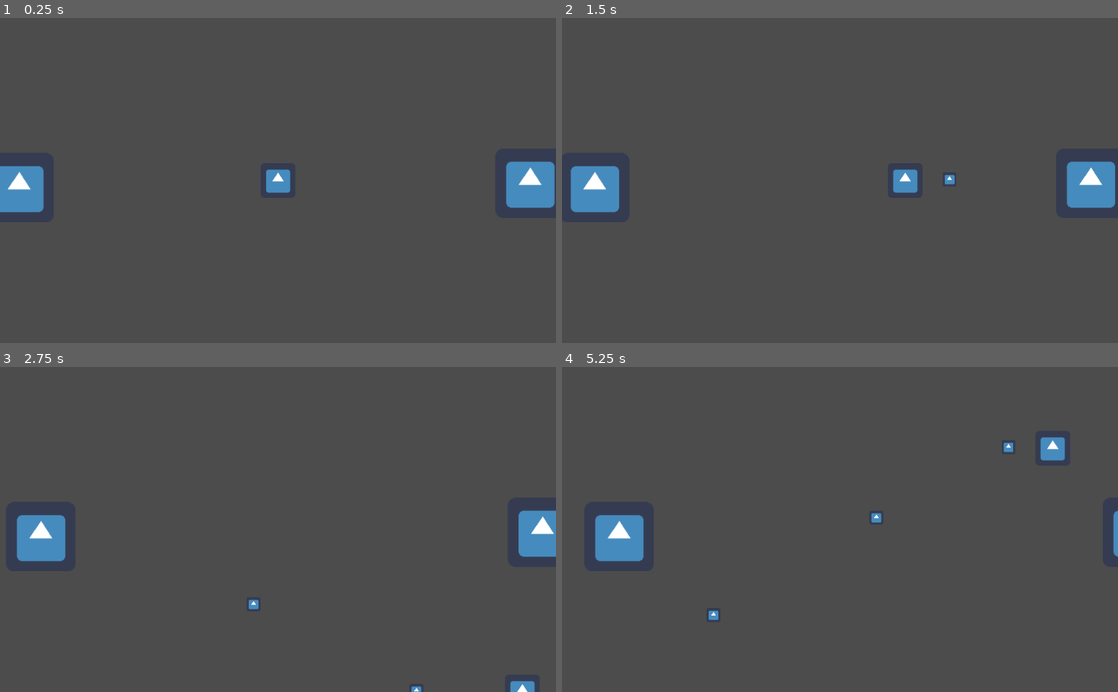
Above: before the commit, frames 1-4 (two rows, left to right).
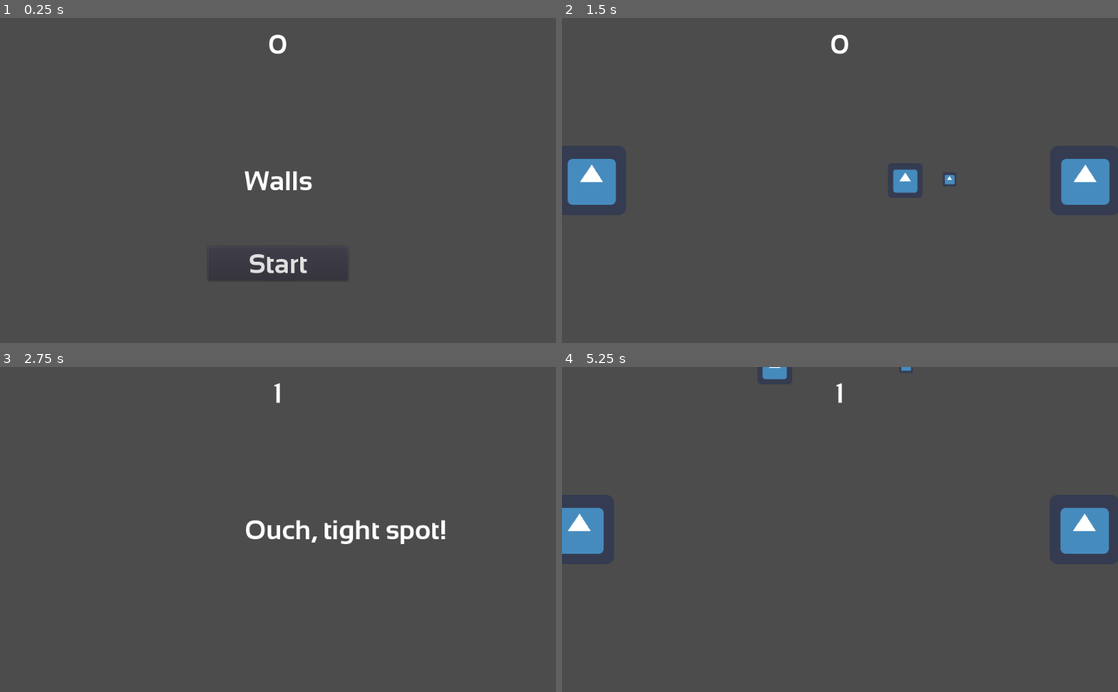
Above: after the commit, the same moments.

Repository: PerHenrikS/LudumDare42
Game: Godot game, scene res://Main.tscn
Same seed, same stepped clock (60 frames per second), same inputs: the game is played once before the commit and once after it. The engine's default icon, where the game draws it, is replaced by a stand-in: a white triangle on a blue panel in a dark square.
Inputs (mouse positions are in pixels of both pictures, inside the frame that each line leads up to):
- Up to frame 1 (0.25 s): no input
- Up to frame 2 (1.5 s): click (840, 265) at 0.5 s, where only the run after the commit has a clickable "Start"; move the mouse to (962, 164) at 1.27 s; hold Right (ui_right) from 1.28 s (still down); tap Space (ui_select) at 1.35 s
- Up to frame 3 (2.75 s): tap Space (ui_select) at 1.52, 1.82, 2.1, 2.27, 2.57 s; move the mouse to (166, 545) at 2.02 s; release Right (ui_right) at 2.03 s; hold Down (ui_down) from 2.03 s (still down)
- Up to frame 4 (5.25 s): move the mouse to (895, 458) at 2.77 s; release Down (ui_down) at 2.78 s; hold Right (ui_right) 2.78-3.5 s; tap Space (ui_select) at 2.85, 4.35, 4.52, 4.82, 5.1 s; click (840, 614) at 3.5 s, where only the run after the commit has a clickable "Start"; move the mouse to (812, 594) at 4.27 s; hold Up (ui_up) 4.28-5.03 s; move the mouse to (1006, 578) at 5.02 s; hold Left (ui_left) from 5.03 s (still down)

The runs differ from the first frame. In frame 1, 3.4% of the frame differs, in the area x 0-100%, y 5-81%; in frame 2, 1.4%; in frame 3, 3.4%; in frame 4, 4.0%, in the area x 0-100%, y 0-78%.

Commit message:
Main scene && project structure

Diff:
--- /dev/null
+++ b/Main.gd
@@ -0,0 +1,33 @@
+extends Node2D
+
+var score
+var screen
+
+func _ready():
+	screen = get_viewport_rect().size
+
+func game_over():
+	$ScoreTimer.stop()
+	$HUD.show_game_over()
+	$Player.end()
+	$LeftWall.end()
+	$RightWall.end()
+
+func new_game():
+	$ScoreTimer.start()
+	score = 0
+
+	$HUD.update_score(score)
+	$HUD.show_message("")
+	$Player.start()
+
+	$LeftWall.start(Vector2(45, screen.y / 2), 1)
+	$RightWall.start(Vector2(screen.x - 45, screen.y / 2), -1)
+
+func _on_ScoreTimer_timeout():
+	score += 1
+	$HUD.update_score(score)
+
+
+func _on_Player_dead():
+	game_over()
--- a/Main.tscn
+++ b/Main.tscn
@@ -1,23 +1,44 @@
-[gd_scene load_steps=3 format=2]
+[gd_scene load_steps=5 format=2]
 
-[ext_resource path="res://Player.tscn" type="PackedScene" id=1]
-[ext_resource path="res://Wall.tscn" type="PackedScene" id=2]
+[ext_resource path="res://Main.gd" type="Script" id=1]
+[ext_resource path="res://UI.tscn" type="PackedScene" id=2]
+[ext_resource path="res://Player.tscn" type="PackedScene" id=3]
+[ext_resource path="res://Wall.tscn" type="PackedScene" id=4]
 
-[node name="Node2D" type="Node2D" index="0"]
+[node name="Main" type="Node2D" index="0"]
 
-[node name="Player" parent="." index="0" instance=ExtResource( 1 )]
+script = ExtResource( 1 )
 
-position = Vector2( 507.11, 295.631 )
+[node name="HUD" parent="." index="0" instance=ExtResource( 2 )]
 
-[node name="RightWall" parent="." index="1" instance=ExtResource( 2 )]
+[node name="ScoreTimer" type="Timer" parent="." index="1"]
 
-position = Vector2( 978.829, 305.258 )
-collision_layer = 3
-direction = -1
+process_mode = 1
+wait_time = 1.0
+one_shot = false
+autostart = false
 
-[node name="LeftWall" parent="." index="2" instance=ExtResource( 2 )]
+[node name="MessageTimer" type="Timer" parent="." index="2"]
 
-position = Vector2( 30.2241, 313.496 )
-collision_layer = 3
-movement_speed = 20
-direction = 1
+process_mode = 1
+wait_time = 1.0
+one_shot = false
+autostart = false
+
+[node name="Player" parent="." index="3" instance=ExtResource( 3 )]
+
+position = Vector2( 511.863, 305.457 )
+
+[node name="LeftWall" parent="." index="4" instance=ExtResource( 4 )]
+
+position = Vector2( 1100.9, 291.603 )
+
+[node name="RightWall" parent="." index="5" instance=ExtResource( 4 )]
+
+position = Vector2( -115.019, 282.709 )
+
+[connection signal="start_game" from="HUD" to="." method="new_game"]
+
+[connection signal="timeout" from="ScoreTimer" to="." method="_on_ScoreTimer_timeout"]
+
+[connection signal="dead" from="Player" to="." method="_on_Player_dead"]
--- a/Player.gd
+++ b/Player.gd
@@ -1,61 +1,72 @@
 extends Area2D
 
-signal hit
+signal dead
 
 #Export allows to be edited in Inspector
 export (int) var speed #Player movement speed
 var screensize #Size of game window
 var projectile = preload("res://Projectile.tscn")
 onready var fire_position = get_node("Position2D")
+var started = false
 
 var dir = 1
 
 func _ready():
 	screensize = get_viewport_rect().size
+	hide()
+
+func end():
+	started = false
+	hide()
+
+func start():
 	self.position = Vector2(screensize.x/2, screensize.y/2)
+	show()
+	started = true
 
 func _process(delta):
-	var velocity = Vector2() #Players movement vector
-	if Input.is_action_pressed("ui_right"):
-		velocity.x += 1
-	if Input.is_action_pressed("ui_left"):
-		velocity.x -= 1
-	if Input.is_action_pressed("ui_down"):
-		velocity.y += 1
-	if Input.is_action_pressed("ui_up"):
-		velocity.y -= 1
-	if Input.is_action_just_pressed("ui_select"):
+	if started:
+		var velocity = Vector2() #Players movement vector
+		if Input.is_action_pressed("ui_right"):
+			velocity.x += 1
+		if Input.is_action_pressed("ui_left"):
+			velocity.x -= 1
+		if Input.is_action_pressed("ui_down"):
+			velocity.y += 1
+		if Input.is_action_pressed("ui_up"):
+			velocity.y -= 1
+		if Input.is_action_just_pressed("ui_select"):
 
-		if get_viewport().get_mouse_position().x < self.position.x:
-			fire_position.position.x = -45
-			dir = -1
+			if get_viewport().get_mouse_position().x < self.position.x:
+				fire_position.position.x = -45
+				dir = -1
+			else:
+				fire_position.position.x = 45
+				dir = 1
+
+			var obj = projectile.instance()
+			obj.position = Vector2(fire_position.get_global_position())
+			obj.start(dir)
+
+			get_parent().add_child(obj)
+
+		if velocity.length() > 0:
+			velocity = velocity.normalized() * speed
+			$AnimatedSprite.play()
 		else:
-			fire_position.position.x = 45
-			dir = 1
+			$AnimatedSprite.stop()
 
-		var obj = projectile.instance()
-		obj.position = Vector2(fire_position.get_global_position())
-		obj.start(dir)
+		position += velocity * delta
+		position.x = clamp(position.x, 0, screensize.x)
+		position.y = clamp(position.y, 0, screensize.y)
 
-		get_parent().add_child(obj)
-
-	if velocity.length() > 0:
-		velocity = velocity.normalized() * speed
-		$AnimatedSprite.play()
-	else:
-		$AnimatedSprite.stop()
-
-	position += velocity * delta
-	position.x = clamp(position.x, 0, screensize.x)
-	position.y = clamp(position.y, 0, screensize.y)
-
-	if velocity.x != 0:
-		$AnimatedSprite.animation = "Right"
-		$AnimatedSprite.flip_v = false
-		$AnimatedSprite.flip_h = velocity.x < 0
+		if velocity.x != 0:
+			$AnimatedSprite.animation = "Right"
+			$AnimatedSprite.flip_v = false
+			$AnimatedSprite.flip_h = velocity.x < 0
 
 
 
 func _on_Player_body_entered(body):
 	if body.collision_layer == 3:
-		print("You lost")
+		emit_signal("dead")
--- /dev/null
+++ b/UI.gd
@@ -0,0 +1,25 @@
+extends CanvasLayer
+
+signal start_game
+
+func show_message(text):
+	$MessageLabel.text = text
+	$MessageLabel.show()
+	$MessageTimer.start()
+
+func show_game_over():
+	show_message("Ouch, tight spot!")
+	yield($MessageTimer, "timeout")
+	$StartButton.show()
+	$MessageLabel.text = "Walls!"
+	$MessageLabel.show()
+
+func update_score(score):
+	$ScoreLabel.text = str(score)
+
+func _on_StartButton_pressed():
+	$StartButton.hide()
+	emit_signal("start_game")
+
+func _on_MessageTimer_timeout():
+	$MessageLabel.hide()
--- /dev/null
+++ b/UI.tscn
@@ -0,0 +1,119 @@
+[gd_scene load_steps=6 format=2]
+
+[ext_resource path="res://UI.gd" type="Script" id=1]
+[ext_resource path="res://assets/Sansation-Bold copy.ttf" type="DynamicFontData" id=2]
+
+[sub_resource type="DynamicFont" id=1]
+
+size = 50
+use_mipmaps = false
+use_filter = false
+font_data = ExtResource( 2 )
+
+[sub_resource type="DynamicFont" id=2]
+
+size = 50
+use_mipmaps = false
+use_filter = false
+font_data = ExtResource( 2 )
+
+[sub_resource type="DynamicFont" id=3]
+
+size = 50
+use_mipmaps = false
+use_filter = false
+font_data = ExtResource( 2 )
+_sections_unfolded = [ "Font" ]
+
+[node name="HUD" type="CanvasLayer"]
+
+layer = 1
+offset = Vector2( 0, 0 )
+rotation = 0.0
+scale = Vector2( 1, 1 )
+transform = Transform2D( 1, 0, 0, 1, 0, 0 )
+script = ExtResource( 1 )
+
+[node name="ScoreLabel" type="Label" parent="." index="0"]
+
+anchor_left = 0.5
+anchor_top = 0.0
+anchor_right = 0.5
+anchor_bottom = 0.0
+margin_left = -60.0
+margin_top = 20.0
+margin_right = 60.0
+margin_bottom = 157.0
+rect_pivot_offset = Vector2( 0, 0 )
+rect_clip_content = false
+mouse_filter = 2
+mouse_default_cursor_shape = 0
+size_flags_horizontal = 1
+size_flags_vertical = 4
+custom_fonts/font = SubResource( 1 )
+text = "0"
+align = 1
+percent_visible = 1.0
+lines_skipped = 0
+max_lines_visible = -1
+_sections_unfolded = [ "Margin", "custom_fonts" ]
+
+[node name="MessageLabel" type="Label" parent="." index="1"]
+
+anchor_left = 0.5
+anchor_top = 0.5
+anchor_right = 0.5
+anchor_bottom = 0.5
+margin_left = -62.5
+margin_top = -28.5
+margin_right = 62.5
+margin_bottom = 28.5
+rect_pivot_offset = Vector2( 0, 0 )
+rect_clip_content = false
+mouse_filter = 2
+mouse_default_cursor_shape = 0
+size_flags_horizontal = 1
+size_flags_vertical = 4
+custom_fonts/font = SubResource( 2 )
+text = "Walls"
+percent_visible = 1.0
+lines_skipped = 0
+max_lines_visible = -1
+_sections_unfolded = [ "custom_colors", "custom_fonts" ]
+
+[node name="StartButton" type="Button" parent="." index="2"]
+
+anchor_left = 0.5
+anchor_top = 1.0
+anchor_right = 0.5
+anchor_bottom = 1.0
+margin_left = -129.0
+margin_top = -178.0
+margin_right = 129.0
+margin_bottom = -115.0
+rect_pivot_offset = Vector2( 0, 0 )
+rect_clip_content = false
+focus_mode = 2
+mouse_filter = 0
+mouse_default_cursor_shape = 0
+size_flags_horizontal = 1
+size_flags_vertical = 1
+custom_fonts/font = SubResource( 3 )
+toggle_mode = false
+enabled_focus_mode = 2
+shortcut = null
+group = null
+text = "Start"
+flat = false
+align = 1
+
+[node name="MessageTimer" type="Timer" parent="." index="3"]
+
+process_mode = 1
+wait_time = 1.0
+one_shot = false
+autostart = false
+
+[connection signal="pressed" from="StartButton" to="." method="_on_StartButton_pressed"]
+
+[connection signal="timeout" from="MessageTimer" to="." method="_on_MessageTimer_timeout"]
--- a/Wall.gd
+++ b/Wall.gd
@@ -2,14 +2,26 @@
 
 export var pushback = 10
 export var movement_speed = 10
-export var direction = 0
+var dir
 var velocity = Vector2()
 
 func _ready():
-	velocity = Vector2(direction * movement_speed, 0)
+	$CollisionShape2D.disabled = true
+	hide()
+
+func end():
+	hide()
+	$CollisionShape2D.disabled = true
+
+func start(start_position, direction):
+	dir = direction
+	$CollisionShape2D.disabled = false
+	position = start_position
+	velocity = Vector2(dir * movement_speed, 0)
+	show()
 
 func _physics_process(delta):
 	var collision = move_and_collide(velocity * delta)
 
 func hit():
-	move_local_x(-direction * pushback)
+	move_local_x(-dir * pushback)
--- a/Wall.tscn
+++ b/Wall.tscn
@@ -12,14 +12,13 @@
 
 position = Vector2( 530.419, 285.25 )
 input_pickable = false
-collision_layer = 1
+collision_layer = 3
 collision_mask = 1
 collision/safe_margin = 0.08
 script = ExtResource( 1 )
 _sections_unfolded = [ "Collision", "collision" ]
 pushback = 10
 movement_speed = 10
-direction = 0
 
 [node name="Sprite" type="Sprite" parent="." index="0"]
 
Binary file added: assets/Sansation-Bold copy.ttf
